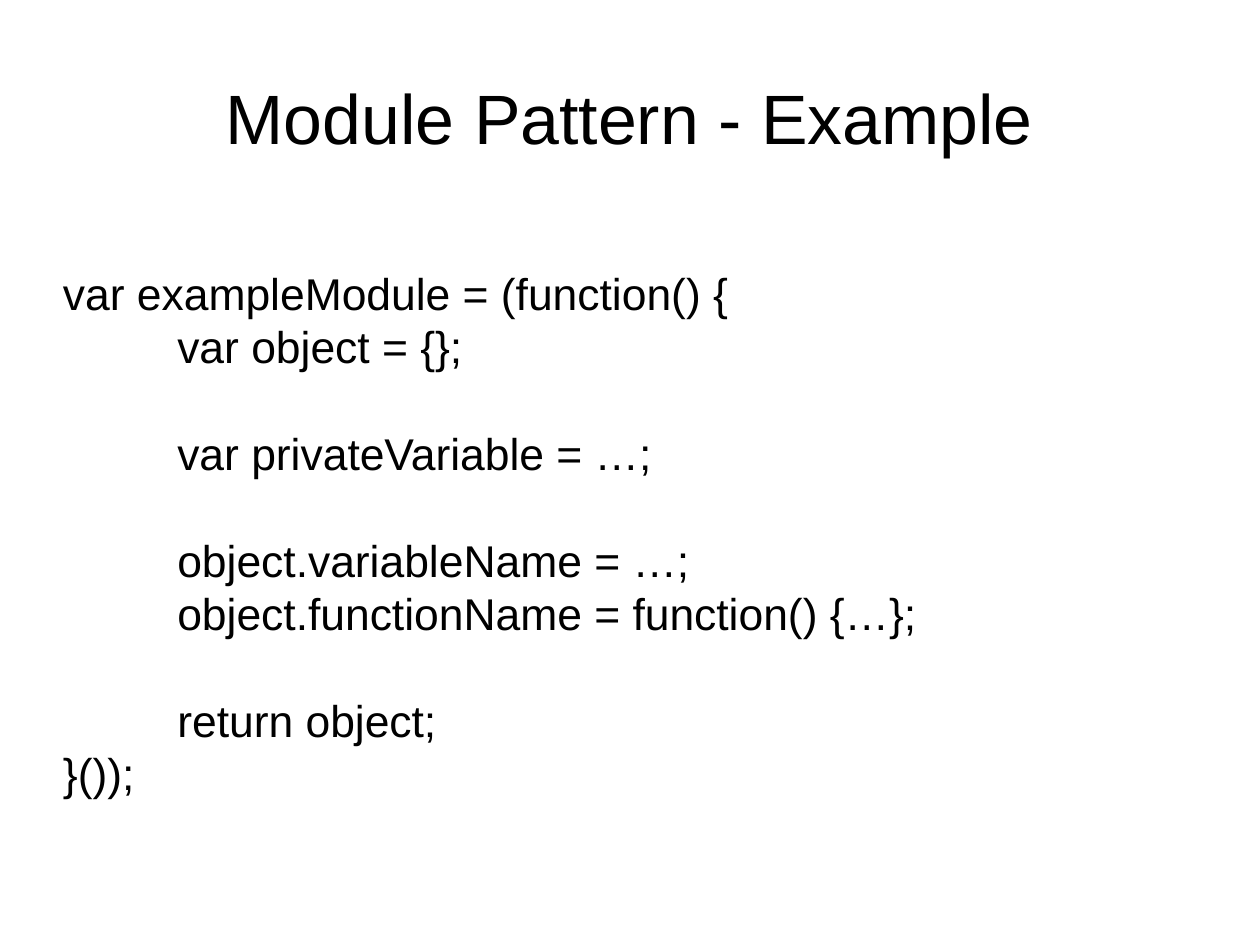
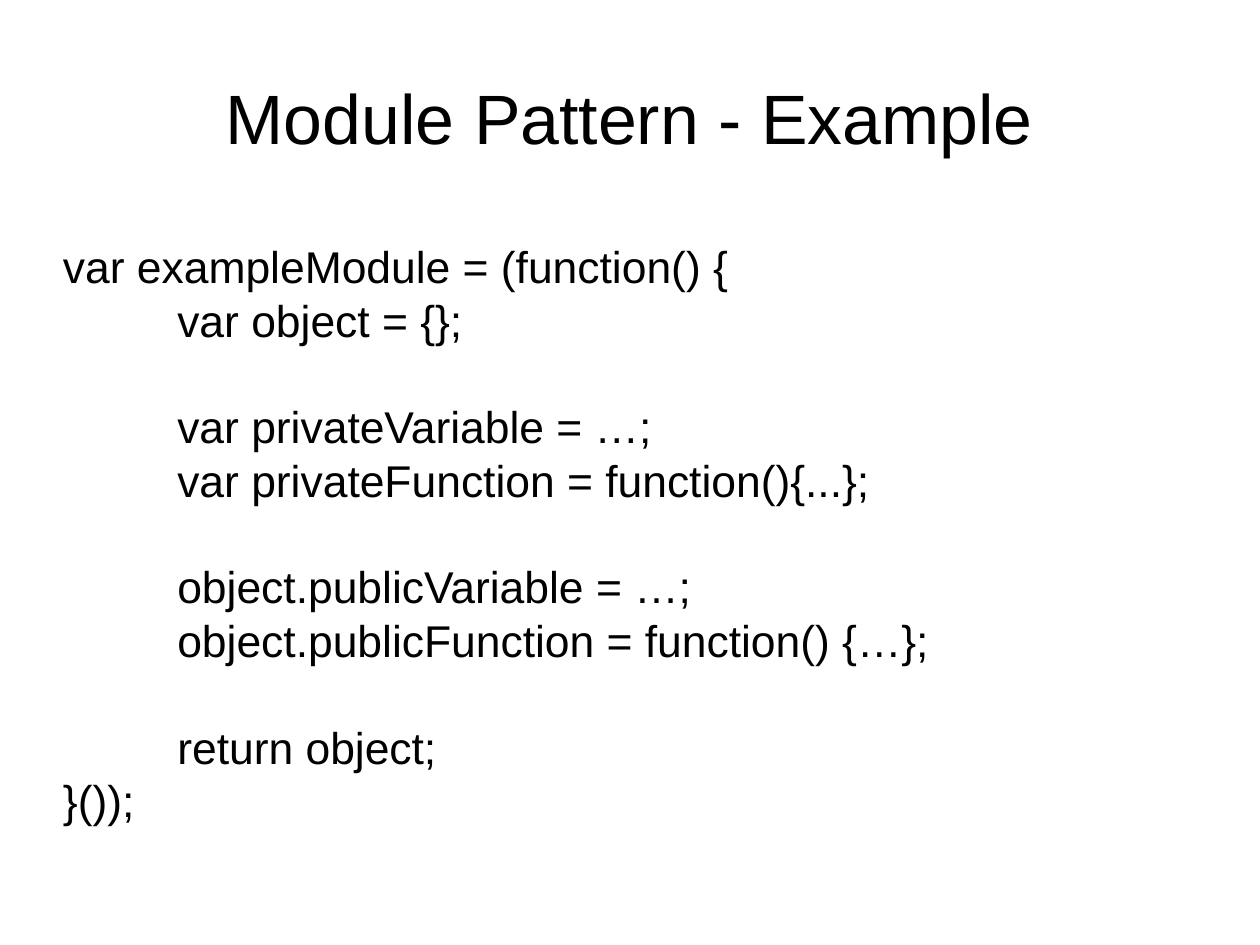
Before and after one commit to sattler/javascript-seminar-2015, a slide deck: slide 5 of presentation/Presentation.odp (slide 6 before the commit). Drawn at 1260x945 pixels with LibreOffice and Linux fonts; fonts in the diff are those of the drawing. Boxes give left, top, right and bottom in pixels: in the first picture for what was removed or moved away, otherwise in the second. Text is boxed around its words. In the diff, an @@ line names an element or a change of style, - is before the commit and + after.

```diff
--- a/presentation/Presentation.odp
+++ b/presentation/Presentation.odp
@@ subtitle at (x1=177, y1=464, x2=869, y2=666): text changed @@
-object.variableName = …;
-object.functionName = function() {…};
+var privateFunction = function(){...};
+object.publicVariable = …;
+object.publicFunction = function() {…};
```
Also in this commit, not shown: 2 other slides changed, 5 slides added, 2 slides removed, 1 other file.
